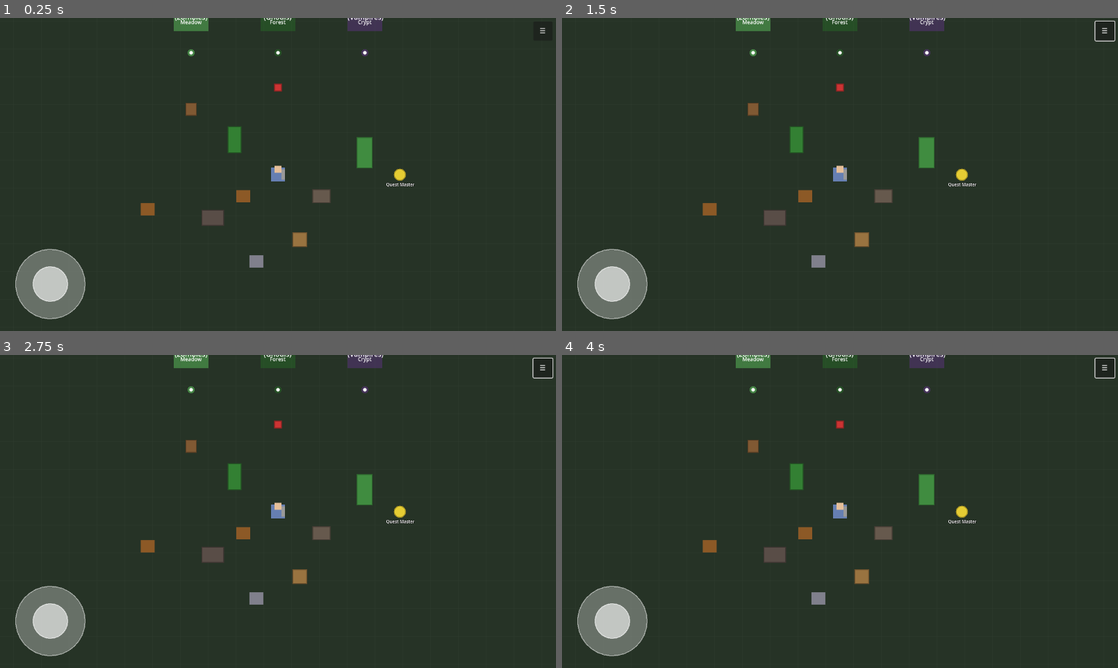
Above: before the commit, frames 1-4 (two rows, left to right).
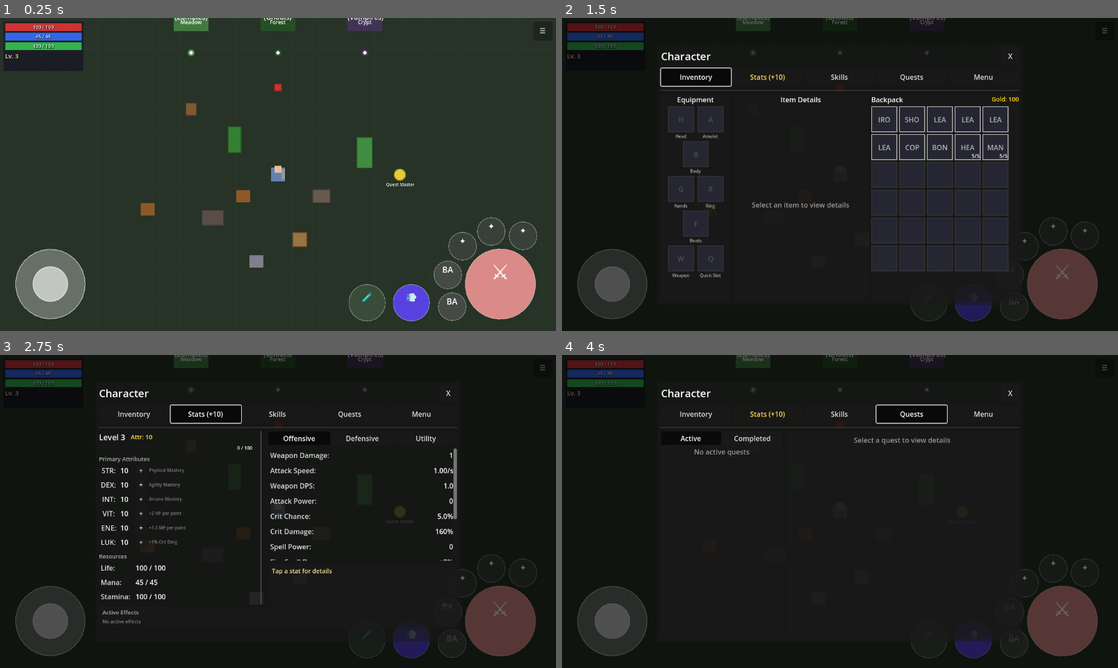
Above: after the commit, the same moments.

Repository: MatousHruska/MobileTestia
Game: Godot game, scene res://scenes/world/test_zone.tscn
The game is run twice, just before and just after one commit, with the same random seed, the same clock (stepped at 60 frames per second) and the same inputs.
Inputs (mouse positions are in pixels of both pictures, inside the frame that each line leads up to):
- Up to frame 1 (0.25 s): no input
- Up to frame 2 (1.5 s): click "☰" at 0.5 s; click (695, 77) at 1.25 s, where only the run after the commit has a clickable "Inventory"
- Up to frame 3 (2.75 s): click (205, 414) at 2 s, where only the run after the commit has a clickable "Stats (+10)"
- Up to frame 4 (4 s): click (840, 414) at 2.75 s, where only the run after the commit has a clickable "Skills"; click (912, 414) at 3.5 s, where only the run after the commit has a clickable "Quests"

The runs differ from the first frame. In frame 1, 5.5% of the frame differs, in the area x 0-97%, y 1-97%; in frame 2, 84%; in frame 3, 97%; in frame 4, 98%, in the area x 0-100%, y 0-100%.
Error before the commit: Parse Error: Cannot infer the type of "final_damage" variable because the value doesn't have a set type. (res://scripts/ui/combat/combat_hud.gd:503)

Commit message:
Fix: Add explicit float type to final_damage variable

Diff:
--- a/scripts/ui/combat/combat_hud.gd
+++ b/scripts/ui/combat/combat_hud.gd
@@ -500,7 +500,7 @@
 	# Calculate damage with multiplier (for weak shots)
 	var invested := TalentManager.get_invested_points(talent.id)
 	var damage_result := DamageCalculator.calculate_final_damage(talent, invested)
-	var final_damage := damage_result.final_damage * damage_multiplier
+	var final_damage: float = damage_result.final_damage * damage_multiplier
 
 	# Create projectile
 	var projectile: Area2D = ProjectileClass.create_arrow()
